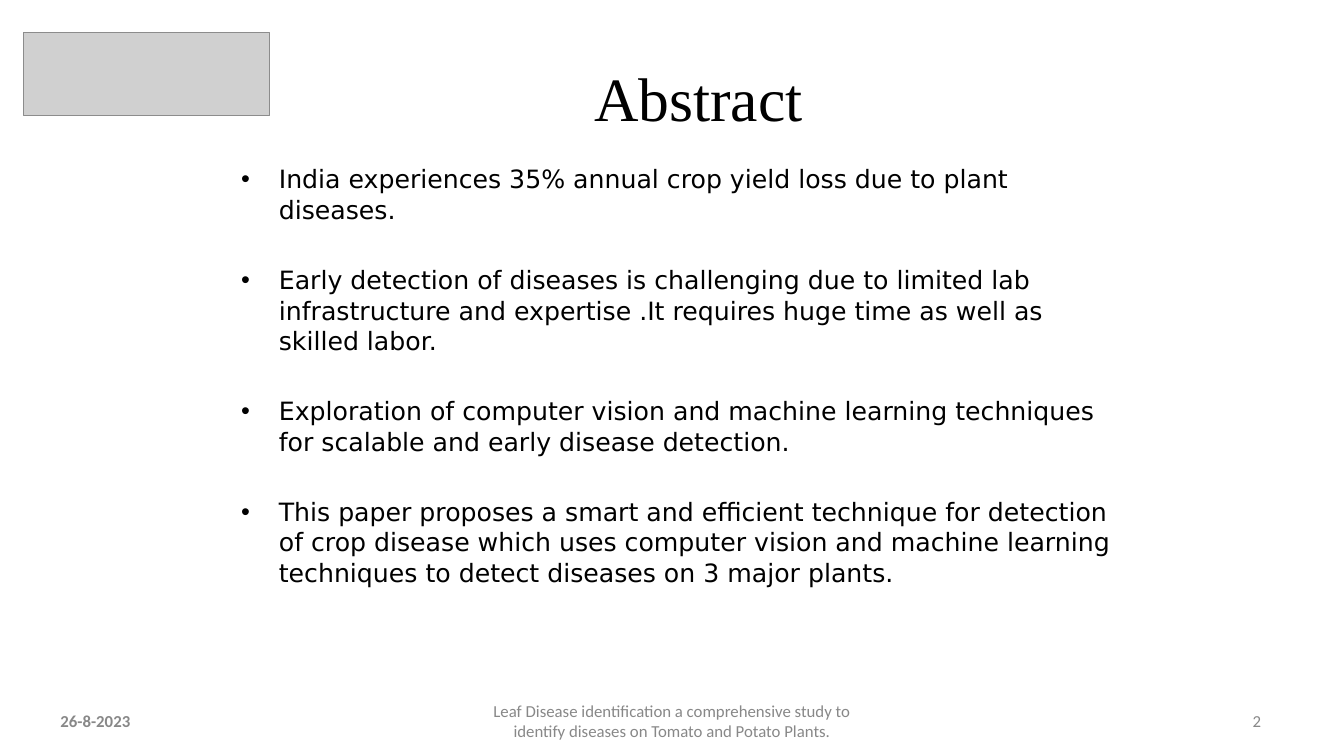
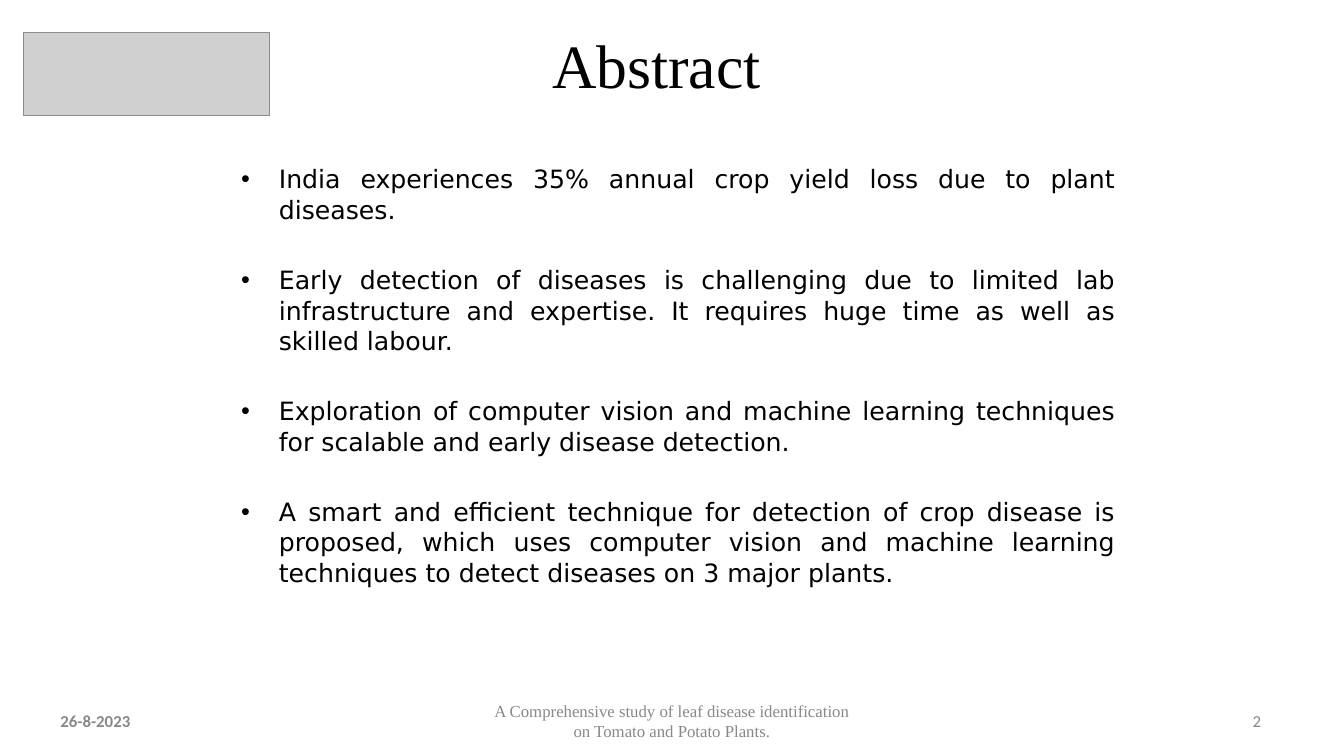
Before and after one commit to akshkalyani/Minor-Project, a slide deck: slide 2 of 1st review/First Review Minor Project.pptx. Drawn at 1344x756 pixels with LibreOffice and Linux fonts; fonts in the diff are those of the drawing; grey boxes stand for pictures. Boxes give left, top, right and bottom in pixels: in the first picture for what was removed or moved away, otherwise in the second. Text is boxed around its words. In the diff, an @@ line names an element or a change of style, - is before the commit and + after.

```diff
--- a/1st review/First Review Minor Project.pptx
+++ b/1st review/First Review Minor Project.pptx
@@ title "Abstract": place and size @@
-title "Abstract" at (594,78,802,122)
+title "Abstract" at (552,45,760,89)
@@ text at (279,169,1115,457): alignment left to justified @@
@@ text at (279,270,1115,351): text changed @@
-• Early detection of diseases is challenging due to limited lab infrastructure and expertise .It requires huge time as well as skilled labor.
+• Early detection of diseases is challenging due to limited lab infrastructure and expertise. It requires huge time as well as skilled labour.
@@ text at (279,502,1115,588): text changed @@
-• This paper proposes a smart and efficient technique for detection of crop disease which uses computer vision and machine learning techniques to detect diseases on 3 major plants.
+• A smart and efficient technique for detection of crop disease is proposed, which uses computer vision and machine learning techniques to detect diseases on 3 major plants.
@@ text at (494,705,849,737): text changed; font Calibri to Times New Roman @@
-Leaf Disease identification a comprehensive study to identify diseases on Tomato and Potato Plants.
+A Comprehensive study of leaf disease identification on Tomato and Potato Plants.
```
Also in this commit, not shown: 12 other slides changed, 1 slide removed.
